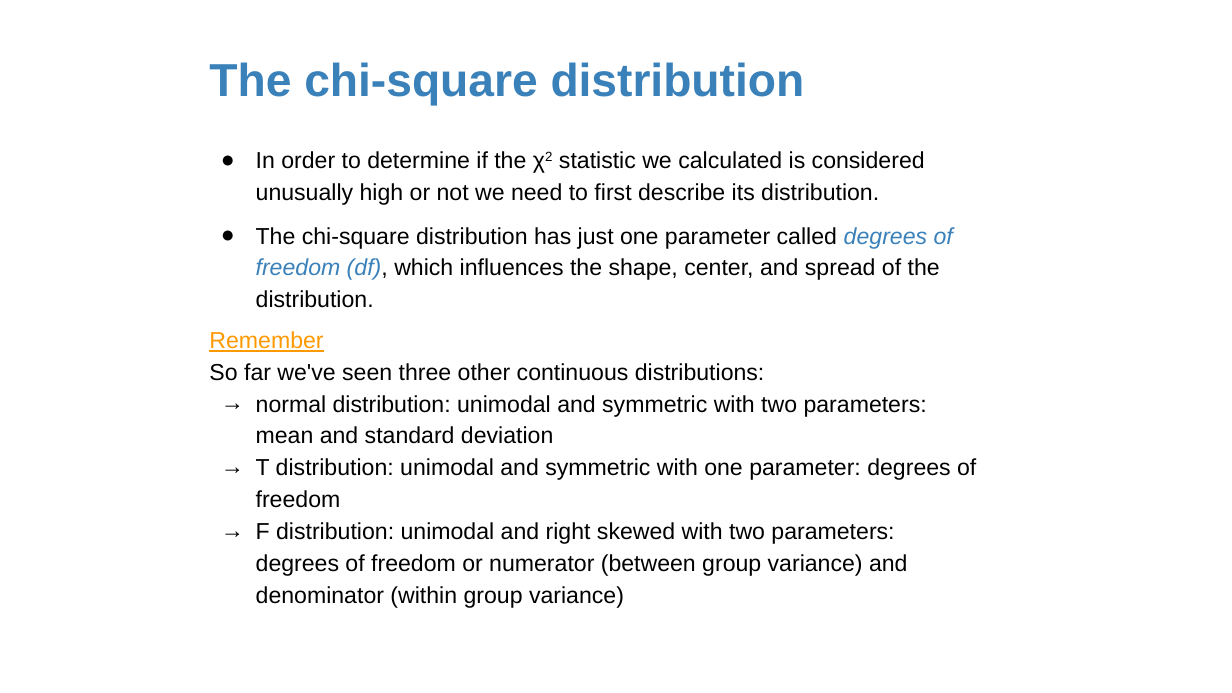
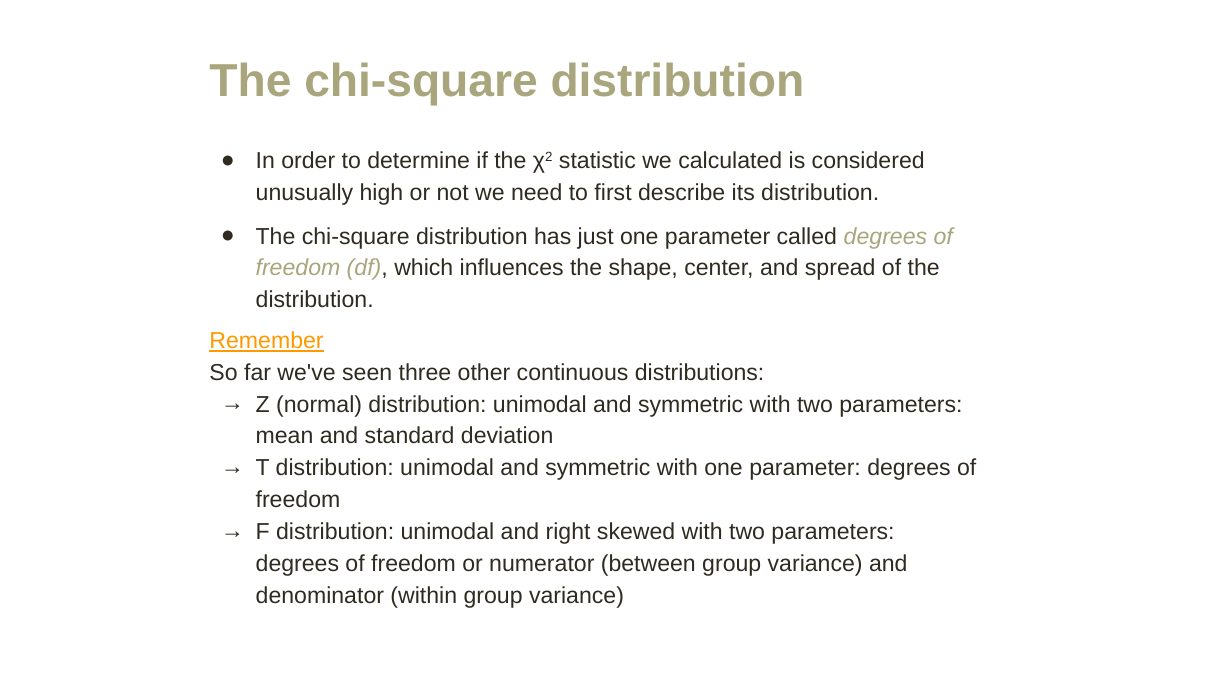
Before and after one commit to amosca01/MATH108-F23, a slide deck: slide 25 of slides/18-difference-many-proportions.pptx (slide 56 before the commit). Drawn at 1232x693 pixels with LibreOffice and Linux fonts; fonts in the diff are those of the drawing. Boxes give left, top, right and bottom in pixels: in the first picture for what was removed or moved away, otherwise in the second. Text is boxed around its words. In the diff, an @@ line names an element or a change of style, - is before the commit and + after.

```diff
--- a/slides/18-difference-many-proportions.pptx
+++ b/slides/18-difference-many-proportions.pptx
@@ title "The chi-square distribution" at <box>209,62,805,106</box>: text colour #3A81BA to #A9A57C @@
@@ text "In order to determine if ..." at <box>256,151,925,205</box>: text colour #000000 to #2F2B20; bullet colour #000000 to #2F2B20 @@
@@ text "The chi-square distribution has just ..." at <box>256,227,953,280</box>: text colour #000000 to #2F2B20 in "The chi-square distribution has just one parameter ..."; text colour #3A81BA to #A9A57C in "degrees of freedom (df),"; bullet colour #000000 to #2F2B20 @@
@@ text at <box>209,363,976,608</box>: text colour #000000 to #2F2B20 in "So far we've seen three other continuous ...", "T distribution: unimodal and symmetric with one ...", "F distribution: unimodal and right skewed with ..."; bullet colour #000000 to #2F2B20 @@
@@ text at <box>256,395,962,444</box>: text changed; text colour #000000 to #2F2B20 @@
-→ normal distribution: unimodal and symmetric with two parameters: mean and standard deviation
+→ Z (normal) distribution: unimodal and symmetric with two parameters: mean and standard deviation
```
Also in this commit, not shown: 65 other slides changed, 13 slides added, 39 slides removed, 6 other files.
